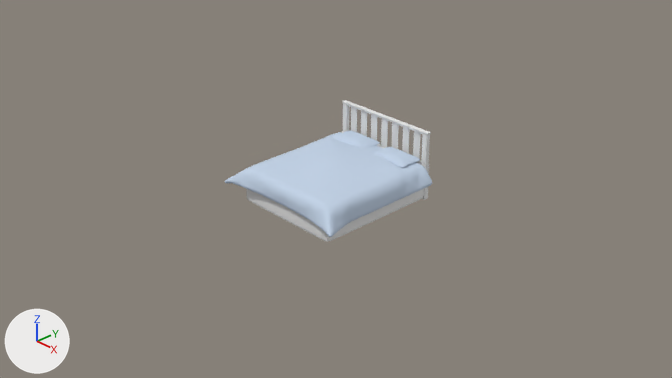
The Blender file art/models/house/master-bed.blend as it was, and as the next commit left it.
Both versions are drawn from the file's camera 'Camera'. Every picture has the same lights, and +X, +Y and +Z are marked at lower left. Objects named as collision shapes, trigger or cutter boxes, shadow casters or lower levels of detail are left out.

Names of what the first picture shows: 'MasterBed', 'MasterBedHead', 'MasterDuvet', 'MasterPillow', 'MasterPillow.001'.
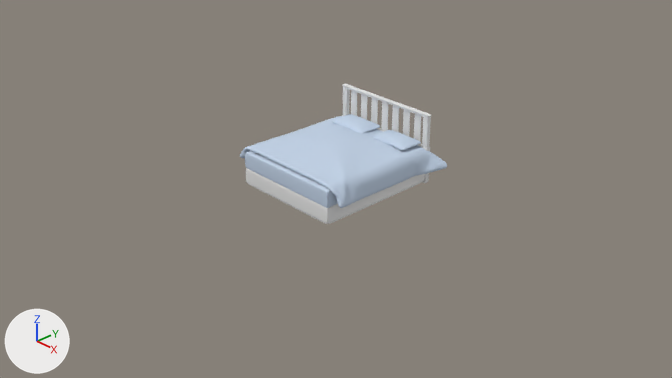
Where the newer file only moved an object's origin or applied its transform, the numbers keep the older frame.

What differs and where, as boxes [x1, y1, x2, y2] in the pictures (672 x 378 px):
'MasterDuvet', mesh moved, reshaped (12% shorter): before [225, 132, 432, 237]; after [240, 116, 447, 208]
'MasterBed', turned: before [247, 189, 424, 242]; after [245, 151, 425, 224]
'MasterBedHead', moved, turned: before [342, 100, 431, 200]; after [342, 84, 431, 183]
'MasterPillow.001', moved, turned: before [374, 147, 420, 168]; after [372, 130, 421, 150]
'MasterPillow', moved, turned: before [332, 131, 380, 148]; after [331, 114, 380, 134]

Edits to the bpy script that builds the scene:
```text
Change me_plane_005:
    where me_plane_005.from_pydata(...)  # 1980 vertices, 1978 faces; spans x -0.78..0.77, y -0.79..0.79, z -0.26..0.15
    used by ob_masterduvet; parent = ob_masterbed; location = (-8.726, 9.728, 0.203); scale = (1.24, 1.12, 1.0)
    me_plane_005 part 1: the whole mesh is moved by (0.0, 0.0, 0.22)
Change me_cube_017:
    where me_cube_017.from_pydata(...)  # 92 vertices, 74 faces; spans x -0.743..0.71, y -0.865..-0.802, z -0.224..0.649
    used by ob_masterbedhead; parent = ob_masterbed; location = (-8.705, 9.617, 0.0)
    me_cube_017 part 2: the whole mesh is turned -180 degrees about the z axis through its middle, then moved by (0.017, 1.667, 0.224)
Change me_plane_001:
    where me_plane_001.from_pydata(...)  # 96 vertices, 92 faces; spans x -0.72..0.72, y -0.8..0.8, z -0.22..0.22
    used by ob_masterbed; location = (0.0, 0.0, 0.0); rotation_euler = (0.0, 0.0, 3.142), in degrees (0, 0, 180)
    me_plane_001 part 3: the whole mesh is turned -180 degrees about the z axis through its middle, then moved by (0.0, 0.0, 0.22)
Change ob_masterpillow_001:
    ob_masterpillow_001.location: (-9.108, 8.979, 0.288) -> (0.388, 0.637, 0.512)
Change ob_masterpillow:
    ob_masterpillow.location: (-8.409, 8.974, 0.283) -> (-0.311, 0.642, 0.507)
Change ob_masterbedhead:
    remove ob_masterbedhead.matrix_parent_inverse = Matrix(((1.0, 0.0, 0.0, 8.72), (0.0, 1.0, 0.0, -9.617), (0.0, 0.0, 1.0, 0.0), (0.0, 0.0, 0.0, 1.0)))
    ob_masterbedhead.location: (-8.705, 9.617, 0.0) -> (0.0, 0.0, 0.0)
Change ob_masterbed:
    ob_masterbed.rotation_euler: (0.0, 0.0, 3.142) -> (0.0, 0.0, 0.0)  # degrees (0, 0, 180) -> degrees (0, 0, 0)
```
